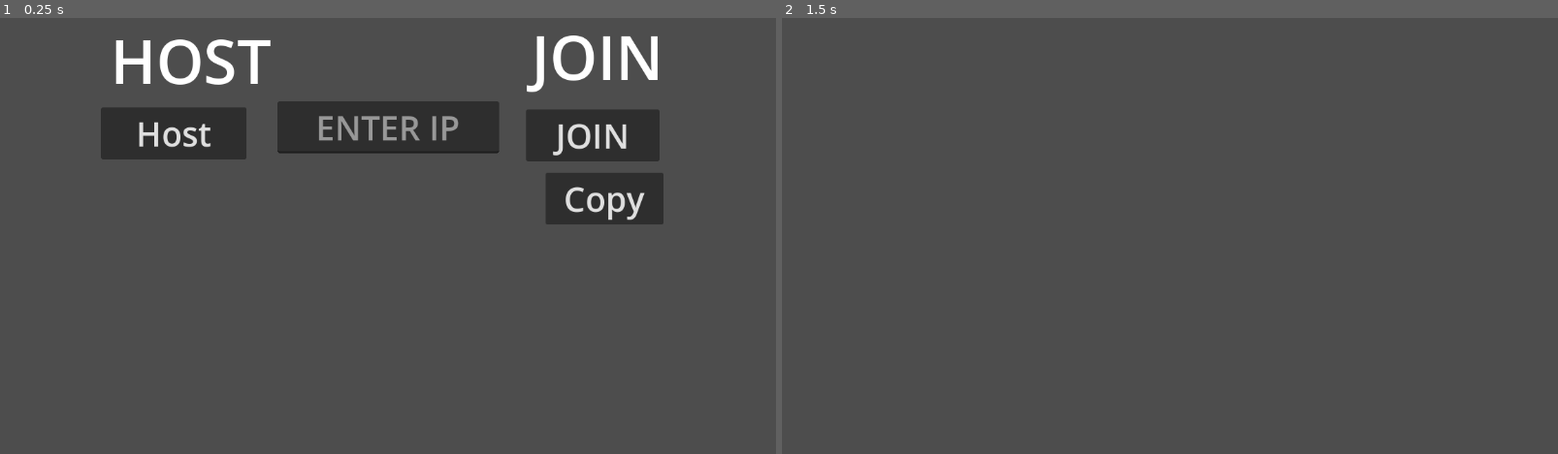
Above: before the commit, frames 1-2 (left to right).
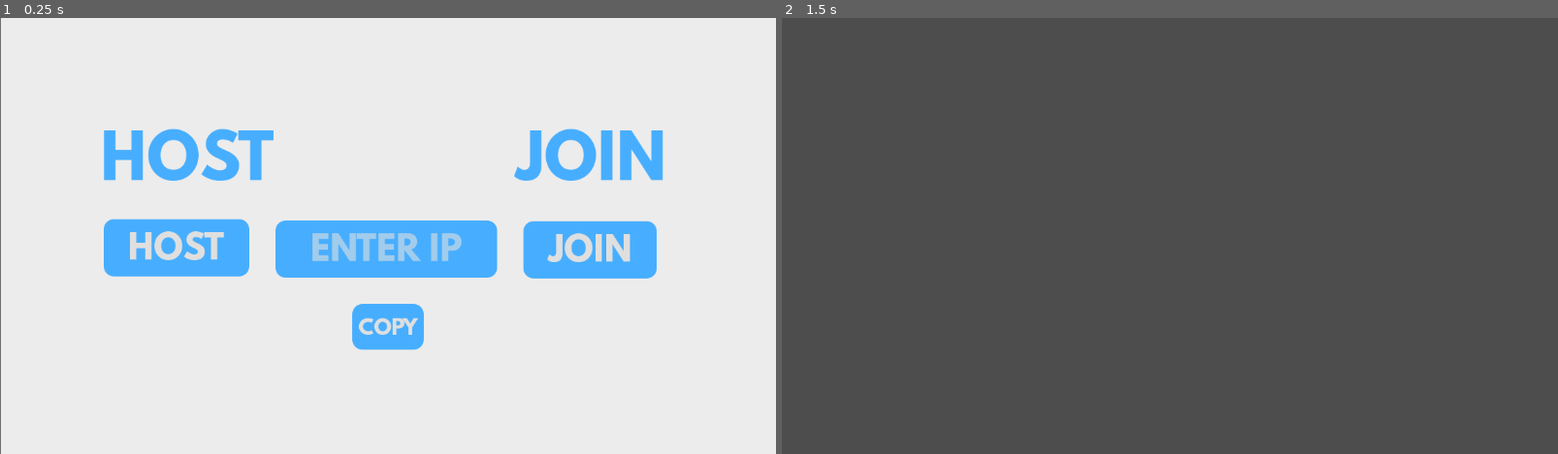
Above: after the commit, the same moments.

Repository: matousposp/FajitaFightClub
Game: Godot game, scene res://Multiplayer/scenes/server.tscn
Same seed, same stepped clock (60 frames per second), same inputs: the game is played once before the commit and once after it. This scene is started directly instead of the project's main scene.
Inputs (mouse positions are in pixels of both pictures, inside the frame that each line leads up to):
- Up to frame 1 (0.25 s): no input
- Up to frame 2 (1.5 s): click "Host" (after the commit: "HOST") at 0.5 s; tap Enter at 1.25 s; move the mouse to (1340, 214) at 1.27 s

The runs differ from the first frame. In frame 1, 98% of the frame differs, in the area x 0-100%, y 0-100%; in frame 2, nothing differs.
Error in both runs: Out of bounds get index '3' (on base: 'PackedStringArray') (res://Multiplayer/scripts/server.gd:13)

Commit message:
multiplayer design

Diff:
--- a/Multiplayer/scenes/server.tscn
+++ b/Multiplayer/scenes/server.tscn
@@ -1,6 +1,145 @@
-[gd_scene load_steps=2 format=3 uid="uid://rnsitdrx3lh0"]
+[gd_scene load_steps=20 format=3 uid="uid://rnsitdrx3lh0"]
 
 [ext_resource type="Script" path="res://Multiplayer/scripts/server.gd" id="1_5vhub"]
+[ext_resource type="FontFile" uid="uid://boxdnct10edu7" path="res://extra/LeagueSpartan-Bold.otf" id="2_cg03x"]
+
+[sub_resource type="StyleBoxFlat" id="StyleBoxFlat_4owtc"]
+bg_color = Color(0.278431, 0.682353, 1, 1)
+corner_radius_top_left = 15
+corner_radius_top_right = 15
+corner_radius_bottom_right = 15
+corner_radius_bottom_left = 15
+expand_margin_top = 8.0
+
+[sub_resource type="StyleBoxFlat" id="StyleBoxFlat_min6r"]
+bg_color = Color(0.278431, 0.682353, 1, 1)
+corner_radius_top_left = 15
+corner_radius_top_right = 15
+corner_radius_bottom_right = 15
+corner_radius_bottom_left = 15
+expand_margin_top = 8.0
+
+[sub_resource type="StyleBoxFlat" id="StyleBoxFlat_6g2d2"]
+bg_color = Color(0.278431, 0.682353, 1, 1)
+corner_radius_top_left = 15
+corner_radius_top_right = 15
+corner_radius_bottom_right = 15
+corner_radius_bottom_left = 15
+expand_margin_top = 8.0
+
+[sub_resource type="StyleBoxFlat" id="StyleBoxFlat_w4yai"]
+bg_color = Color(0.278431, 0.682353, 1, 1)
+corner_radius_top_left = 15
+corner_radius_top_right = 15
+corner_radius_bottom_right = 15
+corner_radius_bottom_left = 15
+expand_margin_top = 8.0
+
+[sub_resource type="StyleBoxFlat" id="StyleBoxFlat_7b7nn"]
+bg_color = Color(0.278431, 0.682353, 1, 1)
+corner_radius_top_left = 15
+corner_radius_top_right = 15
+corner_radius_bottom_right = 15
+corner_radius_bottom_left = 15
+expand_margin_top = 8.0
+
+[sub_resource type="StyleBoxFlat" id="StyleBoxFlat_tsp4h"]
+bg_color = Color(0.278431, 0.682353, 1, 1)
+corner_radius_top_left = 15
+corner_radius_top_right = 15
+corner_radius_bottom_right = 15
+corner_radius_bottom_left = 15
+expand_margin_top = 8.0
+
+[sub_resource type="StyleBoxFlat" id="StyleBoxFlat_ph20j"]
+bg_color = Color(0.278431, 0.682353, 1, 1)
+corner_radius_top_left = 15
+corner_radius_top_right = 15
+corner_radius_bottom_right = 15
+corner_radius_bottom_left = 15
+expand_margin_top = 8.0
+
+[sub_resource type="StyleBoxFlat" id="StyleBoxFlat_nfwn2"]
+bg_color = Color(0.278431, 0.682353, 1, 1)
+corner_radius_top_left = 15
+corner_radius_top_right = 15
+corner_radius_bottom_right = 15
+corner_radius_bottom_left = 15
+expand_margin_top = 8.0
+
+[sub_resource type="StyleBoxFlat" id="StyleBoxFlat_mp5ld"]
+bg_color = Color(0.278431, 0.682353, 1, 1)
+corner_radius_top_left = 15
+corner_radius_top_right = 15
+corner_radius_bottom_right = 15
+corner_radius_bottom_left = 15
+expand_margin_top = 8.0
+
+[sub_resource type="StyleBoxFlat" id="StyleBoxFlat_6jqom"]
+bg_color = Color(0.278431, 0.682353, 1, 1)
+corner_radius_top_left = 15
+corner_radius_top_right = 15
+corner_radius_bottom_right = 15
+corner_radius_bottom_left = 15
+expand_margin_top = 8.0
+
+[sub_resource type="StyleBoxFlat" id="StyleBoxFlat_xuqh7"]
+bg_color = Color(0.278431, 0.682353, 1, 1)
+corner_radius_top_left = 15
+corner_radius_top_right = 15
+corner_radius_bottom_right = 15
+corner_radius_bottom_left = 15
+expand_margin_top = 8.0
+
+[sub_resource type="StyleBoxFlat" id="StyleBoxFlat_yorws"]
+bg_color = Color(0.278431, 0.682353, 1, 1)
+corner_radius_top_left = 15
+corner_radius_top_right = 15
+corner_radius_bottom_right = 15
+corner_radius_bottom_left = 15
+expand_margin_top = 8.0
+
+[sub_resource type="StyleBoxFlat" id="StyleBoxFlat_t4bvg"]
+bg_color = Color(0.278431, 0.682353, 1, 1)
+corner_radius_top_left = 15
+corner_radius_top_right = 15
+corner_radius_bottom_right = 15
+corner_radius_bottom_left = 15
+expand_margin_top = 8.0
+shadow_color = Color(1, 0.568627, 0.65098, 0.6)
+
+[sub_resource type="StyleBoxFlat" id="StyleBoxFlat_8am5g"]
+bg_color = Color(0.278431, 0.682353, 1, 1)
+corner_radius_top_left = 15
+corner_radius_top_right = 15
+corner_radius_bottom_right = 15
+corner_radius_bottom_left = 15
+expand_margin_top = 8.0
+
+[sub_resource type="StyleBoxFlat" id="StyleBoxFlat_vrpyi"]
+bg_color = Color(0.278431, 0.682353, 1, 1)
+corner_radius_top_left = 15
+corner_radius_top_right = 15
+corner_radius_bottom_right = 15
+corner_radius_bottom_left = 15
+expand_margin_top = 8.0
+
+[sub_resource type="StyleBoxFlat" id="StyleBoxFlat_s0pwl"]
+bg_color = Color(0.278431, 0.682353, 1, 1)
+corner_radius_top_left = 15
+corner_radius_top_right = 15
+corner_radius_bottom_right = 15
+corner_radius_bottom_left = 15
+expand_margin_top = 8.0
+
+[sub_resource type="StyleBoxFlat" id="StyleBoxFlat_w3tb4"]
+bg_color = Color(0.278431, 0.682353, 1, 1)
+corner_radius_top_left = 15
+corner_radius_top_right = 15
+corner_radius_bottom_right = 15
+corner_radius_bottom_left = 15
+expand_margin_top = 8.0
+shadow_color = Color(0, 0, 0, 0.627451)
 
 [node name="Control" type="Control"]
 layout_mode = 3
@@ -11,64 +150,104 @@
 grow_vertical = 2
 script = ExtResource("1_5vhub")
 
+[node name="ColorRect" type="ColorRect" parent="."]
+offset_left = 1.0
+offset_right = 1157.0
+offset_bottom = 651.0
+color = Color(0.92549, 0.92549, 0.92549, 1)
+
 [node name="Host_Title" type="Label" parent="."]
-offset_left = 164.0
-offset_top = 1.0
-offset_right = 403.0
-offset_bottom = 128.0
+layout_mode = 0
+offset_left = 149.0
+offset_top = 160.0
+offset_right = 407.0
+offset_bottom = 287.0
+theme_override_colors/font_color = Color(0.278431, 0.682353, 1, 1)
+theme_override_fonts/font = ExtResource("2_cg03x")
 theme_override_font_sizes/font_size = 90
 text = "HOST
 "
 
 [node name="Host" type="Button" parent="."]
-offset_left = 150.0
-offset_top = 133.0
-offset_right = 366.0
-offset_bottom = 198.0
+layout_mode = 0
+offset_left = 154.0
+offset_top = 307.0
+offset_right = 370.0
+offset_bottom = 384.0
+theme_override_fonts/font = ExtResource("2_cg03x")
 theme_override_font_sizes/font_size = 50
-text = "Host
-"
+theme_override_styles/normal = SubResource("StyleBoxFlat_4owtc")
+theme_override_styles/hover = SubResource("StyleBoxFlat_min6r")
+theme_override_styles/pressed = SubResource("StyleBoxFlat_6g2d2")
+theme_override_styles/disabled = SubResource("StyleBoxFlat_w4yai")
+theme_override_styles/focus = SubResource("StyleBoxFlat_7b7nn")
+text = "HOST"
 
 [node name="Join_Title" type="Label" parent="."]
-offset_left = 789.0
-offset_top = -5.0
-offset_right = 984.0
-offset_bottom = 122.0
+layout_mode = 0
+offset_left = 766.0
+offset_top = 160.0
+offset_right = 989.0
+offset_bottom = 287.0
+theme_override_colors/font_color = Color(0.278431, 0.682353, 1, 1)
+theme_override_fonts/font = ExtResource("2_cg03x")
 theme_override_font_sizes/font_size = 90
 text = "JOIN
 "
 
 [node name="Join_IP" type="LineEdit" parent="."]
-offset_left = 412.0
-offset_top = 124.0
-offset_right = 741.0
-offset_bottom = 201.0
+layout_mode = 0
+offset_left = 409.0
+offset_top = 309.0
+offset_right = 738.0
+offset_bottom = 386.0
+theme_override_fonts/font = ExtResource("2_cg03x")
 theme_override_font_sizes/font_size = 50
+theme_override_styles/normal = SubResource("StyleBoxFlat_tsp4h")
+theme_override_styles/focus = SubResource("StyleBoxFlat_ph20j")
 placeholder_text = "ENTER IP"
 alignment = 1
 
 [node name="Join" type="Button" parent="."]
-offset_left = 781.0
-offset_top = 136.0
-offset_right = 979.0
-offset_bottom = 213.0
+layout_mode = 0
+offset_left = 777.0
+offset_top = 310.0
+offset_right = 975.0
+offset_bottom = 387.0
+theme_override_fonts/font = ExtResource("2_cg03x")
 theme_override_font_sizes/font_size = 50
+theme_override_styles/normal = SubResource("StyleBoxFlat_nfwn2")
+theme_override_styles/hover = SubResource("StyleBoxFlat_mp5ld")
+theme_override_styles/pressed = SubResource("StyleBoxFlat_6jqom")
+theme_override_styles/disabled = SubResource("StyleBoxFlat_xuqh7")
+theme_override_styles/focus = SubResource("StyleBoxFlat_yorws")
 text = "JOIN"
 
 [node name="IP" type="Label" parent="."]
-offset_left = 122.0
-offset_top = 241.0
-offset_right = 678.0
-offset_bottom = 331.0
+layout_mode = 0
+offset_left = 301.0
+offset_top = 193.0
+offset_right = 857.0
+offset_bottom = 283.0
+theme_override_colors/font_color = Color(0.278431, 0.682353, 1, 1)
+theme_override_fonts/font = ExtResource("2_cg03x")
 theme_override_font_sizes/font_size = 35
+horizontal_alignment = 1
 
 [node name="Copy" type="Button" parent="."]
-offset_left = 810.0
-offset_top = 230.0
-offset_right = 985.0
-offset_bottom = 307.0
-theme_override_font_sizes/font_size = 50
-text = "Copy"
+layout_mode = 0
+offset_left = 523.0
+offset_top = 433.0
+offset_right = 629.0
+offset_bottom = 493.0
+theme_override_fonts/font = ExtResource("2_cg03x")
+theme_override_font_sizes/font_size = 30
+theme_override_styles/normal = SubResource("StyleBoxFlat_t4bvg")
+theme_override_styles/hover = SubResource("StyleBoxFlat_8am5g")
+theme_override_styles/pressed = SubResource("StyleBoxFlat_vrpyi")
+theme_override_styles/disabled = SubResource("StyleBoxFlat_s0pwl")
+theme_override_styles/focus = SubResource("StyleBoxFlat_w3tb4")
+text = "COPY"
 
 [connection signal="pressed" from="Host" to="." method="_on_host_pressed"]
 [connection signal="pressed" from="Join" to="." method="_on_join_pressed"]
